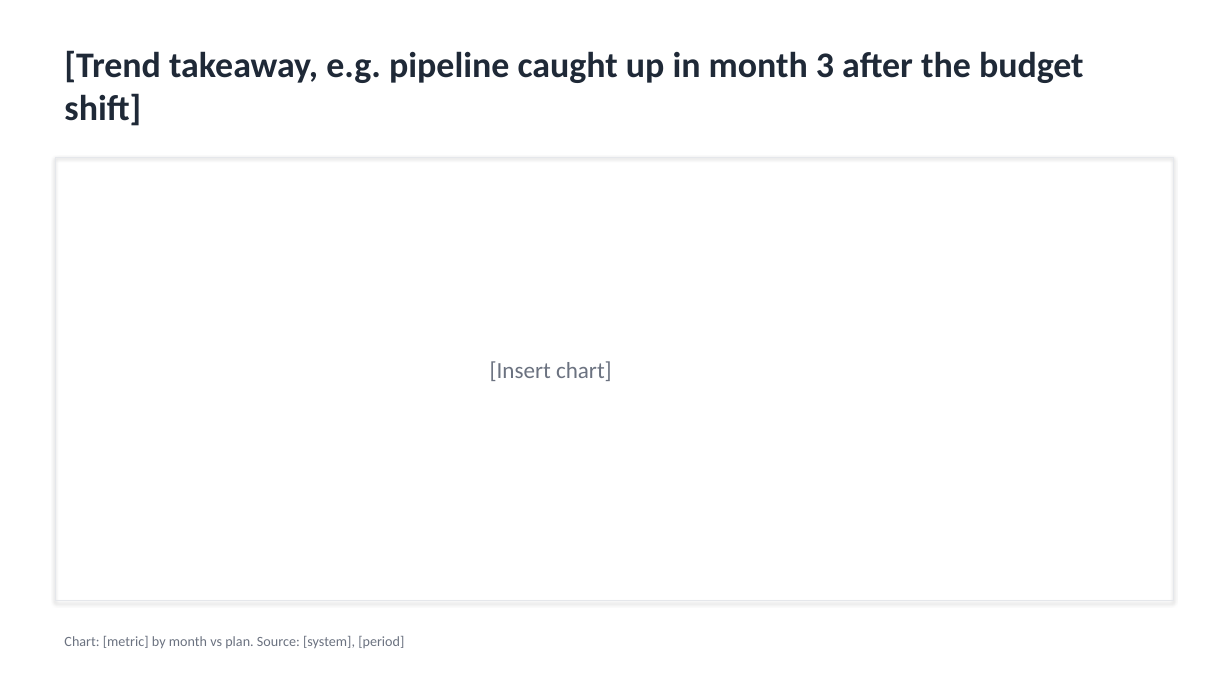
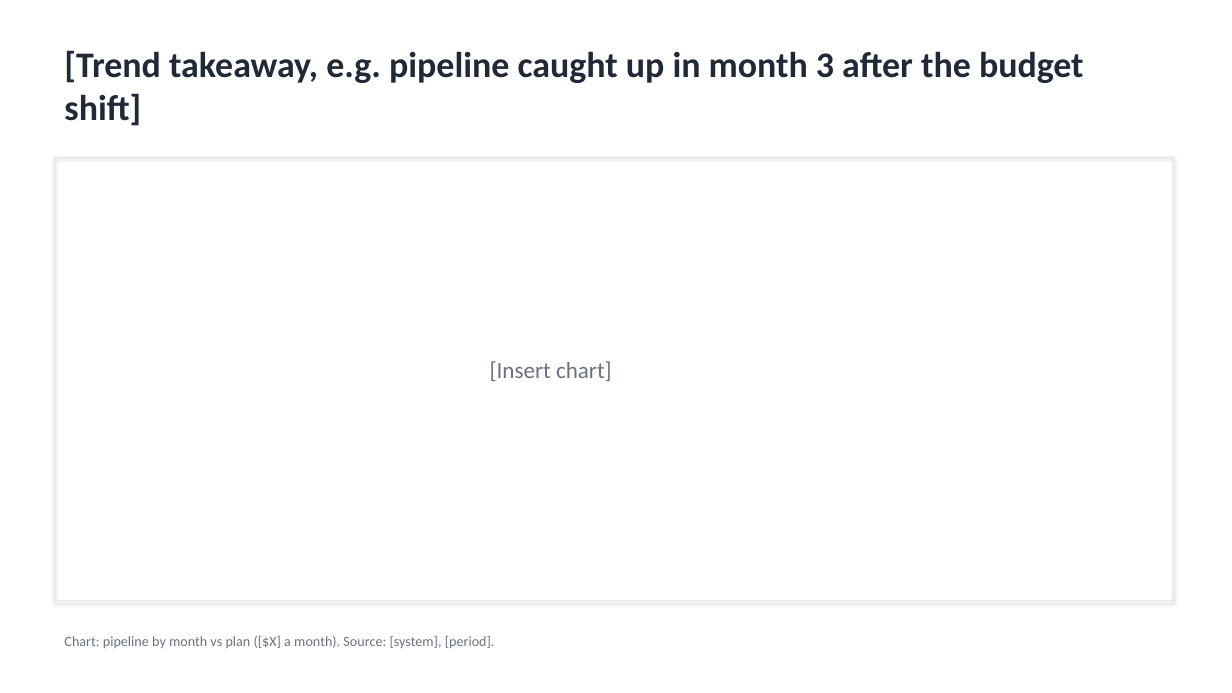
Before and after one commit to redavio/performance-marketing-playbook, a slide deck: slide 4 of deliverables/slide-template.pptx. Drawn at 1232x693 pixels with LibreOffice and Linux fonts; fonts in the diff are those of the drawing. Boxes give left, top, right and bottom in pixels: in the first picture for what was removed or moved away, otherwise in the second. Text is boxed around its words. In the diff, an @@ line names an element or a change of style, - is before the commit and + after.

```diff
--- a/deliverables/slide-template.pptx
+++ b/deliverables/slide-template.pptx
@@ text at box(64, 636, 495, 648): text changed @@
-Chart: [metric] by month vs plan. Source: [system], [period]
+Chart: pipeline by month vs plan ([$X] a month). Source: [system], [period].
```
Also in this commit, not shown: 4 other slides changed, 34 other files.
